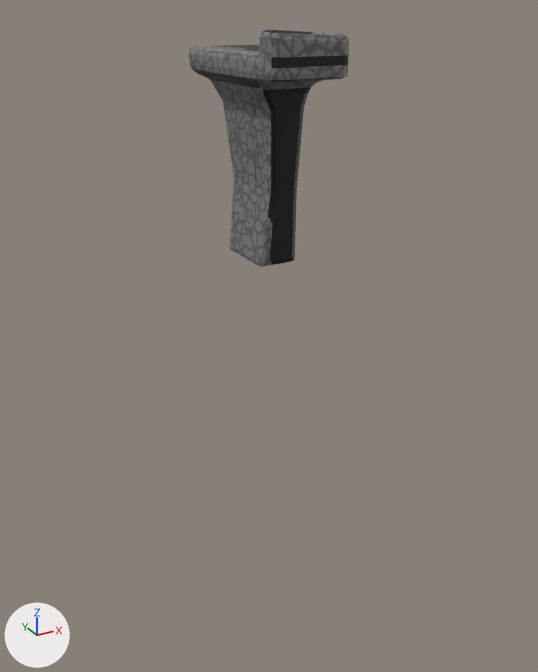
Before and after pictures for a commit that changed the FBX model Assets/Models/bridge/bridge_small.fbx.
Camera for both pictures: a 50 mm camera at (3.37, -12.88, 4.76) aimed at (11.54, 1.98, -2.67). Lighting does not change. The marker at lower left points along +X, +Y and +Z.

Before the edit, the objects in view are built like this:
```python
me_cube_006 = bpy.data.meshes.new('Cube.006')
me_cube_006.from_pydata(...)  # 192 vertices, 190 faces; spans x -0.97..0.8, y -2.21..1.67, z 0.0..4.97
me_cube_006.materials.append(mat_bridge)  # picture img_txt_bridge_small_png
ob_cube_002 = bpy.data.objects.new('Cube.002', me_cube_006)
ob_cube_002.location = (11.31, 1.94, -0.56)
```
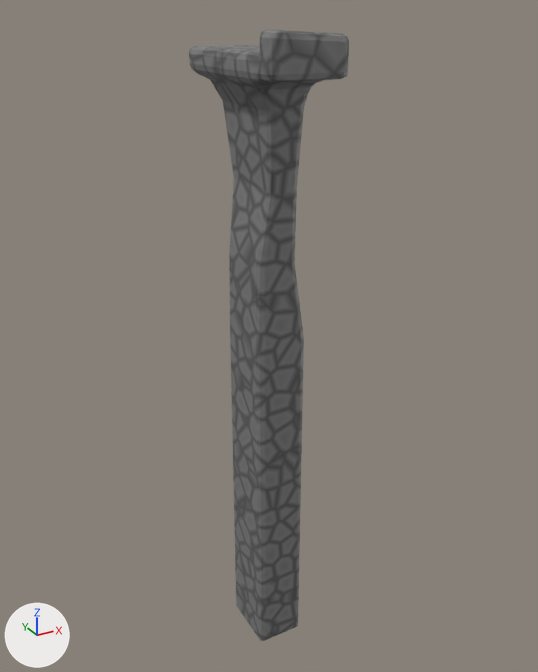
Commit message: Update bridge models

Location of each change, [x1, y1, x2, y2] in pixels of the pictures (538 x 672 px):
'Cube.002', reshaped (157% taller)
    before: [189, 30, 349, 267]
    after: [189, 30, 349, 641]
part 1 of me_cube_006, built on
    before: [230, 179, 297, 267]
    after: [229, 179, 304, 641]
part 2 of me_cube_006, surface changed (black to grey)
    both: [191, 30, 349, 193]

The change in detail:
me_cube_006 is used by ob_cube_002; location (11.31, 1.94, -0.56).
me_cube_006 had 192 vertices, 190 faces and spanned x -0.97..0.8, y -2.21..1.67, z 0.0..4.97.
me_cube_006 now has 228 vertices, 226 faces and spans x -0.97..0.8, y -2.21..1.67, z -11.12..4.97.
Part 1, on me_cube_006:
8 vertices are removed from x -0.43..0.44, y -0.77..0.77, z 0.0..0.05.
17 faces are deleted.
3 vertices in x 0.35..0.49, y -0.83..-0.69, z 0.14 move by (0.0, 0.01, -0.14).
3 vertices in x 0.35..0.49, y 0.69..0.83, z 0.14 move by (0.0, -0.01, -0.14).
14 vertices move from x -0.48..0.45, y -0.83..0.83, z 0.04..0.14 to x -0.51..0.77, y -0.84..0.84, z -1.95..0.0.
28 vertices are added at x -0.47..0.73, y -0.8..0.8, z -11.12..-1.95.
8 new vertices lie (0.0, 0.0, -4.8) away from vertices in x -0.45..0.45, y -0.78..0.78, z 0.04.
8 new vertices lie (0.0, 0.0, -4.23) away from vertices in x -0.51..0.77, y -0.84..0.84, z -6.75.
53 new faces join them.
me_cube_006 part 2: 173 kept faces spanning x -0.97..0.8, y -2.21..1.67, z -1.95..4.97 get new texture (UV) coordinates.
